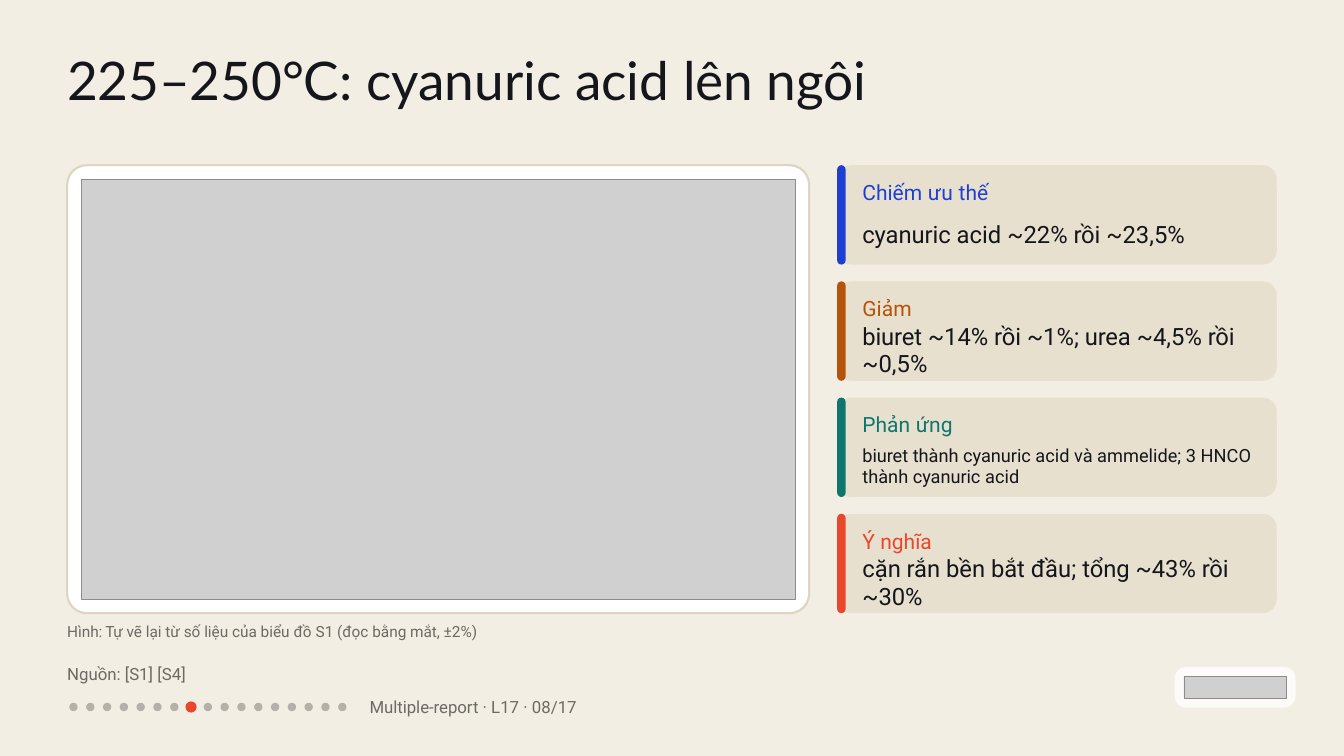
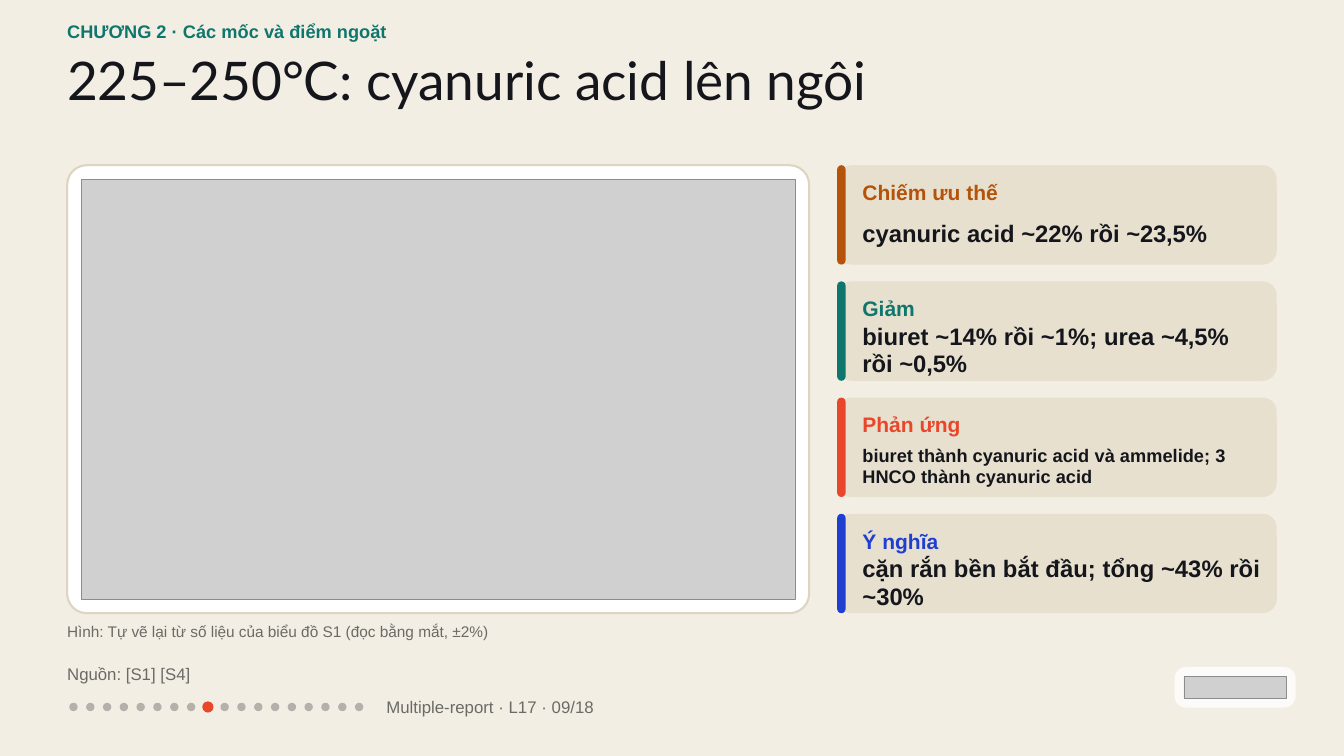
Before and after one commit to vohoailinh90/Multiple-report, a slide deck: slide 9 of lessons/L17/L17.pptx (slide 8 before the commit). Drawn at 1344x756 pixels with LibreOffice and Linux fonts; fonts in the diff are those of the drawing; grey boxes stand for pictures. Boxes give left, top, right and bottom in pixels: in the first picture for what was removed or moved away, otherwise in the second. Text is boxed around its words. In the diff, an @@ line names an element or a change of style, - is before the commit and + after.

```diff
--- a/lessons/L17/L17.pptx
+++ b/lessons/L17/L17.pptx
@@ text added at [67,24,387,42], 19.5 pt, text #0F766E, bold @@
+CHƯƠNG 2 · Các mốc và điểm ngoặt
@@ rounded rectangle at [837,165,845,265]: fill #1F3FD1 to #B45309 @@
@@ text "Chiếm ưu thế" at [862,184,998,200]: font Roboto to Arial, text colour #1F3FD1 to #B45309, bold on; letter spacing 0.5 to 0 pt in "ưu" @@
@@ text "cyanuric acid ~22% rồi ~23,5%" at [862,223,1207,247]: font Roboto to Arial, bold on; letter spacing -0.1 to 0 pt in "cyanuric"; letter spacing 0 to -0.1 pt in "~22%"; letter spacing -0.2 to 0 pt in "rồi"; letter spacing 0 to -0.2 pt in "~23,5%" @@
@@ rounded rectangle at [837,282,845,381]: fill #B45309 to #0F766E @@
@@ text "Giảm" at [862,300,915,316]: font Roboto to Arial, text colour #B45309 to #0F766E, bold on @@
@@ text "biuret ~14% rồi ~1%; urea ..." at [862,326,1229,376]: font Roboto to Arial, bold on; letter spacing -0.2 to 0 pt in "biuret rồi urea rồi"; letter spacing 0 to -0.2 pt in "~4,5% ~0,5%" @@
@@ rounded rectangle at [837,398,845,497]: fill #0F766E to #E8472B @@
@@ text "Phản ứng" at [862,416,961,437]: font Roboto to Arial, text colour #0F766E to #E8472B, bold on; letter spacing 0.3 to 0 pt in "ứng" @@
@@ text "biuret thành cyanuric acid và ..." at [862,448,1225,487]: font Roboto to Arial, bold on; letter spacing -0.1 to 0 pt in "biuret cyanuric cyanuric"; letter spacing -0.2 to 0 pt in "và" @@
@@ rounded rectangle at [837,514,845,614]: fill #E8472B to #1F3FD1 @@
@@ text "Ý nghĩa" at [862,532,938,553]: font Roboto to Arial, text colour #E8472B to #1F3FD1, bold on; letter spacing 0.1 to 0 pt in "Ý" @@
@@ text "cặn rắn bền bắt đầu; ..." at [862,558,1259,606]: font Roboto to Arial, bold on; letter spacing -0.2 to 0 pt in "rắn rồi"; letter spacing -0.1 to 0 pt in "bắt tổng ~43% ~30%"; letter spacing 0.1 to 0 pt in "đầu;" @@
@@ text "Hình: Tự vẽ lại từ ..." at [67,625,488,640]: font Roboto to Arial; letter spacing -0.5 to 0 pt in "Tự"; letter spacing 0.1 to 0 pt in "đồ (đọc" @@
@@ text "Nguồn: [S1] [S4]" at [67,667,190,684]: font Roboto to Arial @@
@@ ellipse: place and size @@
-ellipse at [204,703,212,711]
+ellipse at [187,703,195,711]
@@ ellipse: place and size @@
-ellipse at [185,702,197,713]
+ellipse at [202,702,214,713]
@@ ellipse added at [355,703,363,711], fill #14161C at 28% opacity @@
@@ text at [386,701,594,717]: text changed; font Roboto to Arial @@
-Multiple-report · L17 · 08/17
+Multiple-report · L17 · 09/18
```
Also in this commit, not shown: 16 other slides changed, 1 slide added, 1 other file.
